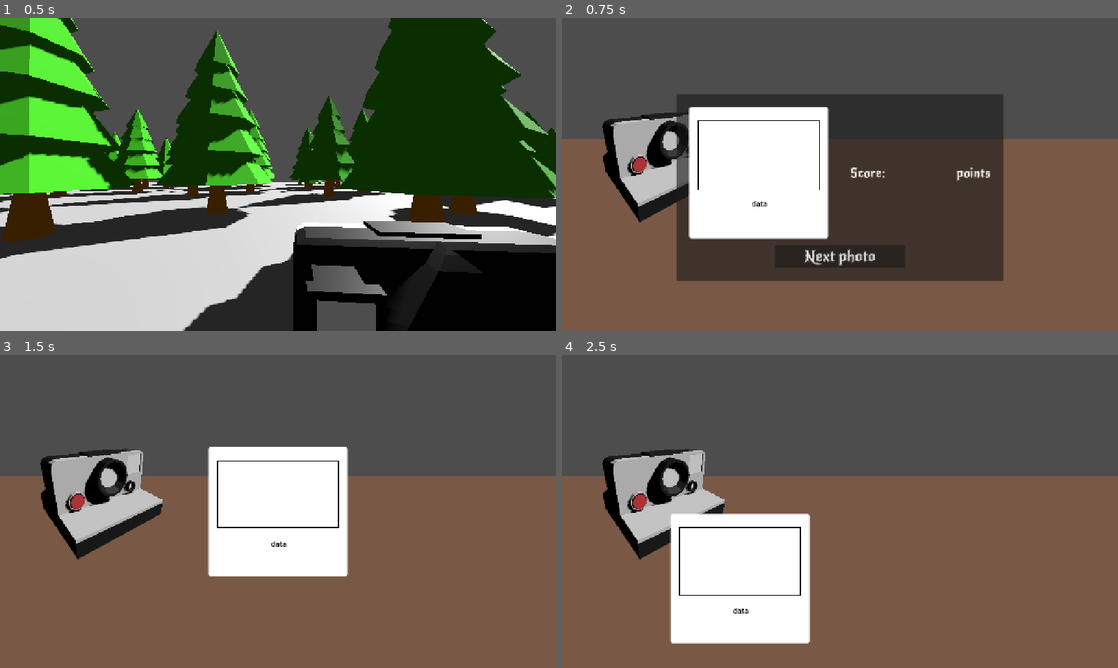
Above: before the commit, frames 1-4 (two rows, left to right).
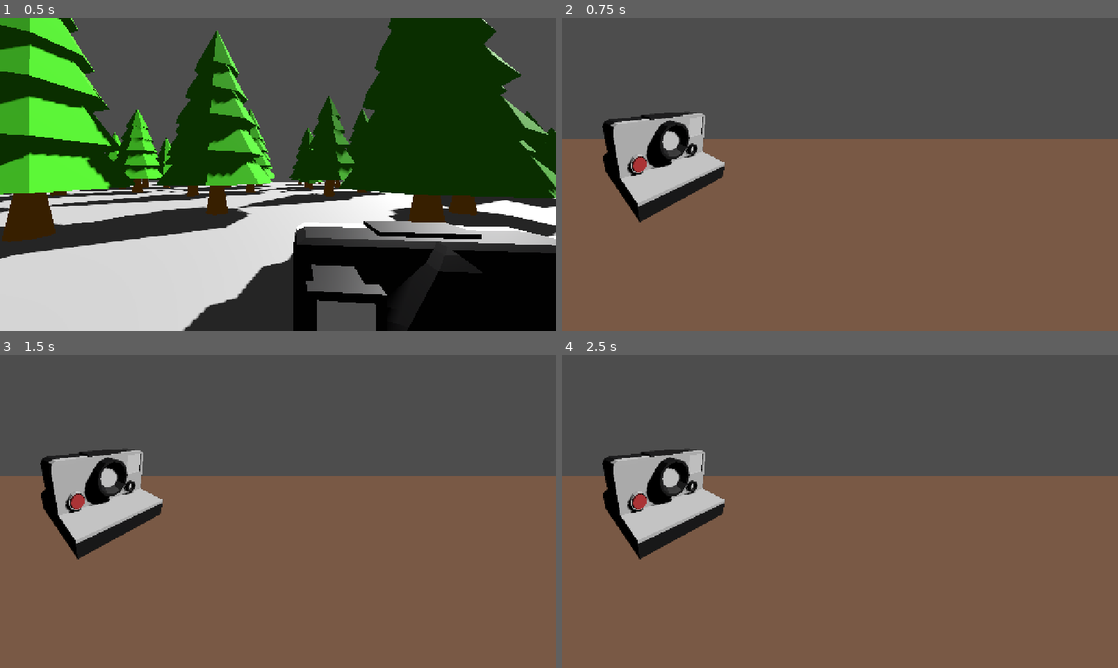
Above: after the commit, the same moments.

Repository: Chrisieee/godot-wild-jam-game-retro
Game: Godot game, scene res://scenes/level_1.tscn
Two runs of this game, one before a commit and one after it. Both use one fixed random seed, a clock stepped at 60 frames per second and the inputs below.
Inputs (mouse positions are in pixels of both pictures, inside the frame that each line leads up to):
- Up to frame 1 (0.5 s): no input
- Up to frame 2 (0.75 s): tap Enter (develop) at 0.5 s; move the mouse to (962, 158) at 0.52 s; hold D (right) from 0.53 s (still down); hold Enter (develop) from 0.53 s (still down); click (962, 158) at 0.67 s
- Up to frame 3 (1.5 s): tap Space (photo) at 0.8 s; release D (right) at 1.25 s; release Enter (develop) at 1.25 s; click (278, 592) at 1.25 s, where only the run before the commit has a clickable "Next photo"
- Up to frame 4 (2.5 s): tap Space (photo) at 2, 2.1 s; move the mouse to (728, 527) at 2.02 s; hold S (back) from 2.03 s (still down); tap Enter (develop) at 2.3 s

Frame 1 is identical in both runs. In frame 2, 35% of the frame differs, in the area x 20-80%, y 24-84%; in frame 3, 10%; in frame 4, 10%.

Commit message:
Beetje update over scoreview

Diff:
--- a/parts/scoreLabel.tscn
+++ b/parts/scoreLabel.tscn
@@ -25,7 +25,7 @@
 layout_mode = 2
 size_flags_horizontal = 3
 size_flags_vertical = 1
-text = "Score:"
+text = "Total score:"
 label_settings = SubResource("LabelSettings_5w07v")
 vertical_alignment = 1
 
--- a/scenes/develop.tscn
+++ b/scenes/develop.tscn
@@ -55,6 +55,7 @@
 environment = SubResource("Environment_ptjpa")
 
 [node name="scoreView" type="Panel" parent="CanvasLayer" unique_id=359580652]
+visible = false
 anchors_preset = 8
 anchor_left = 0.5
 anchor_top = 0.5
@@ -67,6 +68,7 @@
 grow_horizontal = 2
 grow_vertical = 2
 script = ExtResource("3_5yyuv")
+scoreLabel = ExtResource("4_ag2cp")
 
 [node name="MarginContainer" type="MarginContainer" parent="CanvasLayer/scoreView" unique_id=879241453]
 layout_mode = 1
@@ -98,9 +100,6 @@
 layout_mode = 2
 size_flags_horizontal = 3
 
-[node name="scoreLabelEnd" parent="CanvasLayer/scoreView/MarginContainer/VBoxContainer/HBoxContainer/VBoxContainer" unique_id=1631263832 instance=ExtResource("4_ag2cp")]
-layout_mode = 2
-
 [node name="Button" type="Button" parent="CanvasLayer/scoreView/MarginContainer/VBoxContainer" unique_id=1021201685]
 custom_minimum_size = Vector2(300, 0)
 custom_maximum_size = Vector2(300, -1)
--- a/scripts/develop/polaroid.gd
+++ b/scripts/develop/polaroid.gd
@@ -11,6 +11,7 @@
 var lastMouse = Vector2.ZERO
 
 var callingNext = false
+var photoId = 0
 
 func _ready():
 	startPosition = position
@@ -35,7 +36,8 @@
 	scoreLabel.visible = true
 	await get_tree().create_timer(2).timeout
 
-	$"../..".next()
+	if photoId + 1 <= PhotoManager.photos.size():
+		$"../..".next()
 
 func next_photo(photo):
 	if photo != 0:
@@ -46,27 +48,28 @@
 
 		await tween.finished
 		callingNext = false
+		photoId = photo
 
-	if photo >= PhotoManager.photos.size():
+	if photoId >= PhotoManager.photos.size():
 		print("klaar")
 		return
+	else:
+		scoreLabel.visible = false
+		position = startPosition
+		rotation = 0
+		scale = Vector2.ONE
+		modulate.a = 1.0
+		visible = true
+		progress = 0.0
+		mask.modulate.a = lerp(1.0, 0.0, progress)
 
-	scoreLabel.visible = false
-	position = startPosition
-	rotation = 0
-	scale = Vector2.ONE
-	modulate.a = 1.0
-	visible = true
-	progress = 0.0
-	mask.modulate.a = lerp(1.0, 0.0, progress)
+		$MarginContainer/Panel/TextureRect.texture = PhotoManager.photos[photo].texture
 
-	$MarginContainer/Panel/TextureRect.texture = PhotoManager.photos[photo].texture
+		var bias = Time.get_time_zone_from_system().bias * 60
+		var localTime = PhotoManager.photos[photo].timeTaken + bias
 
-	var bias = Time.get_time_zone_from_system().bias * 60
-	var localTime = PhotoManager.photos[photo].timeTaken + bias
+		var date = Time.get_datetime_dict_from_unix_time(localTime)
+		$Label.text = "%02d-%02d-%04d %02d:%02d:%02d" % [date.day, date.month, date.year, date.hour, date.minute, date.second]
 
-	var date = Time.get_datetime_dict_from_unix_time(localTime)
-	$Label.text = "%02d-%02d-%04d %02d:%02d:%02d" % [date.day, date.month, date.year, date.hour, date.minute, date.second]
-
-	var string = "Score: %d" % [PhotoManager.photos[photo].score]
-	scoreLabel.text = string
+		var string = "Score: %d" % [PhotoManager.photos[photo].score]
+		scoreLabel.text = string
--- a/scripts/score/scoreManager.gd
+++ b/scripts/score/scoreManager.gd
@@ -6,11 +6,12 @@
 	var score = 0
 
 	for object in photo.objects:
-		score += roundi(object.object.points * object.visibility)
+		var objectScore = roundi(object.object.points * object.visibility)
+		score += objectScore
 
 		photo.scoreReasons.append({
 			"name": object.object.objectName,
-			"points": score
+			"points": objectScore
 		})
 		print(score)
 
@@ -54,4 +55,6 @@
 			result.object = object
 			result.visibility = visibility
 
+			print(result.object)
+
 			photo.objects.append(result)
--- a/scripts/score/scoreView.gd
+++ b/scripts/score/scoreView.gd
@@ -5,7 +5,8 @@
 @onready var mask = $MarginContainer/VBoxContainer/HBoxContainer/scorePolaroid/MarginContainer/Overlay
 @onready var texture = $MarginContainer/VBoxContainer/HBoxContainer/scorePolaroid/MarginContainer/Panel/TextureRect
 @onready var label = $MarginContainer/VBoxContainer/HBoxContainer/scorePolaroid/Label
-@onready var scoreLabelEnd = $MarginContainer/VBoxContainer/HBoxContainer/VBoxContainer/scoreLabelEnd
+
+@export var scoreLabel: PackedScene
 
 func show_full_score(photo):
 	polaroid.visible = false
@@ -30,4 +31,18 @@
 	$MarginContainer/VBoxContainer/Button.lastPhoto = photo
 
 func show_score_reason(photo):
-	scoreLabelEnd.get_node("Label2").text = str(PhotoManager.photos[photo - 1].score)
+	var labels = $MarginContainer/VBoxContainer/HBoxContainer/VBoxContainer.get_children()
+	for l in labels:
+		l.queue_free()
+
+	for reason in PhotoManager.photos[photo - 1].scoreReasons:
+		var newLabel = scoreLabel.instantiate()
+
+		newLabel.get_node("Label").text = reason.name
+		newLabel.get_node("Label2").text = str(reason.points)
+
+		$MarginContainer/VBoxContainer/HBoxContainer/VBoxContainer.add_child(newLabel)
+
+	var newLabel = scoreLabel.instantiate()
+	newLabel.get_node("Label2").text = str(PhotoManager.photos[photo - 1].score)
+	$MarginContainer/VBoxContainer/HBoxContainer/VBoxContainer.add_child(newLabel)
Not shown, added: scenes/develop.tscn91687605093.tmp
